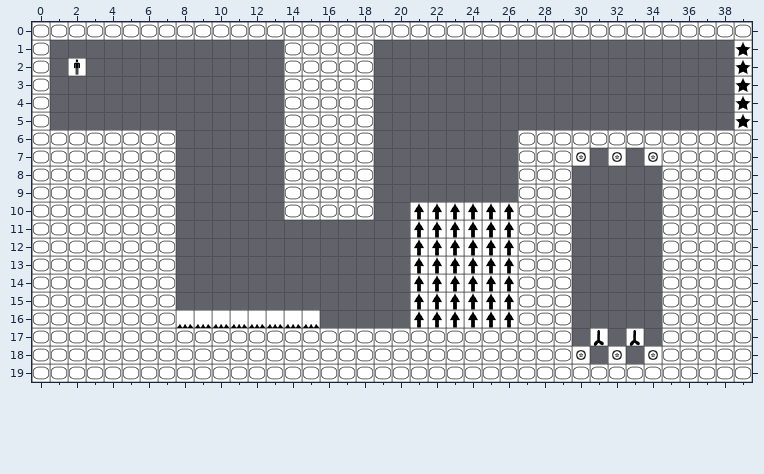
Level history. Tiled map: src/levels/raw/map03.tmx. Above: the version before the commit.
Cells are 32x32 px. Shown: x 0..39, y 0..19.
Now the later version:
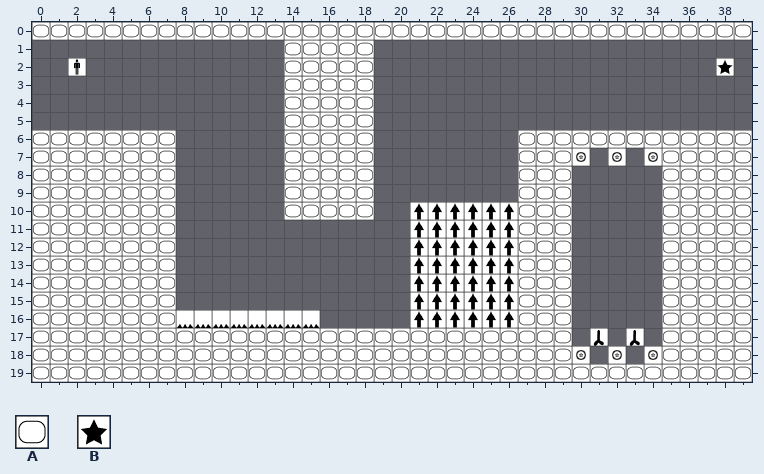
Key: from "tilesJetpack": A 5, B 8.
_ is an empty cell.
Diff:
Layer "Camada de Tiles 1":
y 1: x 0 A -> _; x 39 B -> _
y 2: x 0 A -> _; x 38..39 _B -> B_
y 3..5: x 0 A -> _; x 39 B -> _
Changed places in both pictures, as pixel boxes (x1, y1, x2, y2):
removed: (32, 40, 50, 130)
changed: (716, 40, 752, 130)
